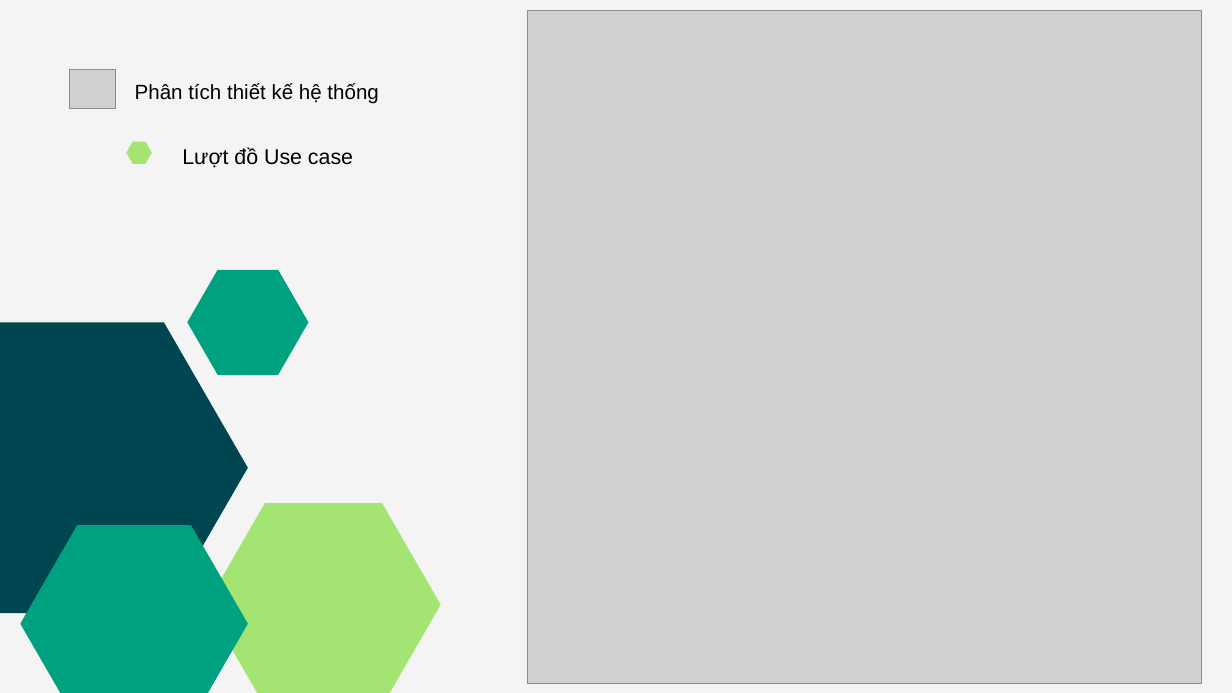
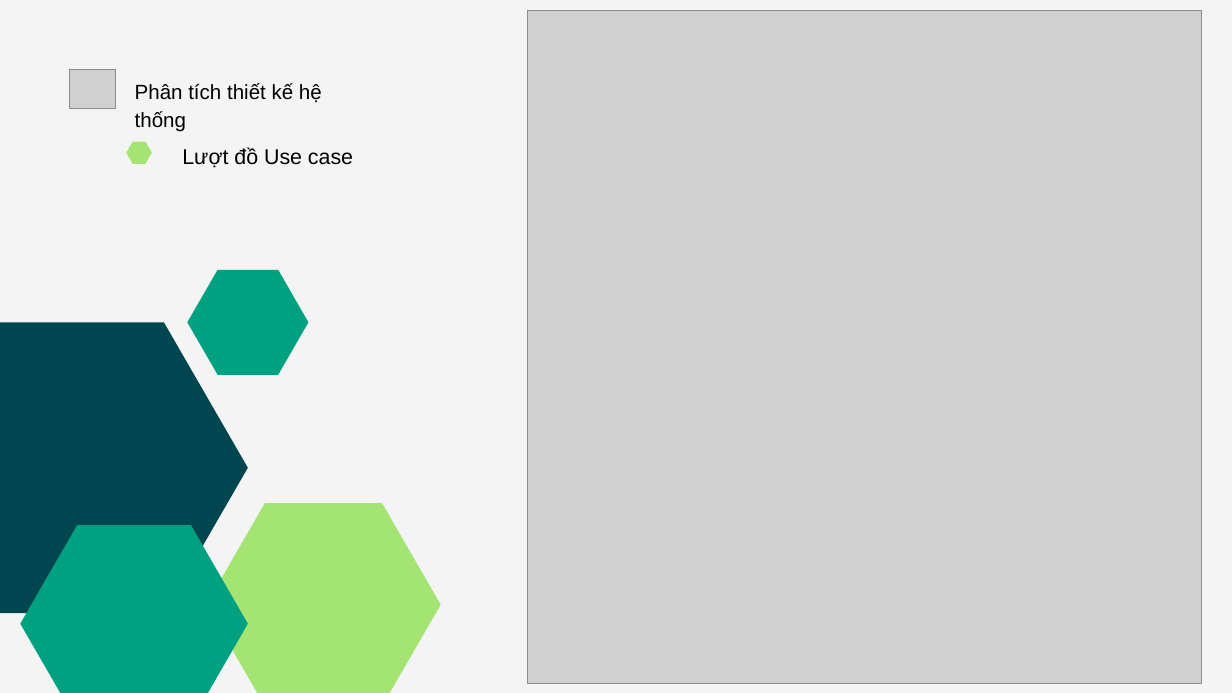
Before and after one commit to 19110026-Nguyen-Huu-Duc-Thanh/Nhom10_TuongTacNguoiMay, a slide deck: slide 19 of Nhóm10_Tương_Tác_Người_Máy.pptx (slide 18 before the commit). Drawn at 1232x693 pixels with LibreOffice and Linux fonts; fonts in the diff are those of the drawing; grey boxes stand for pictures. Boxes give left, top, right and bottom in pixels: in the first picture for what was removed or moved away, otherwise in the second. Text is boxed around its words. In the diff, an @@ line names an element or a change of style, - is before the commit and + after.

Commit message:
update powerpoint

```diff
--- a/Nhóm10_Tương_Tác_Người_Máy.pptx
+++ b/Nhóm10_Tương_Tác_Người_Máy.pptx
@@ text "Phân tích thiết kế hệ ..." rewrapped from [135,83,378,104] to [135,83,322,132] @@
```
Also in this commit, not shown: 2 other slides changed, 1 slide added.
